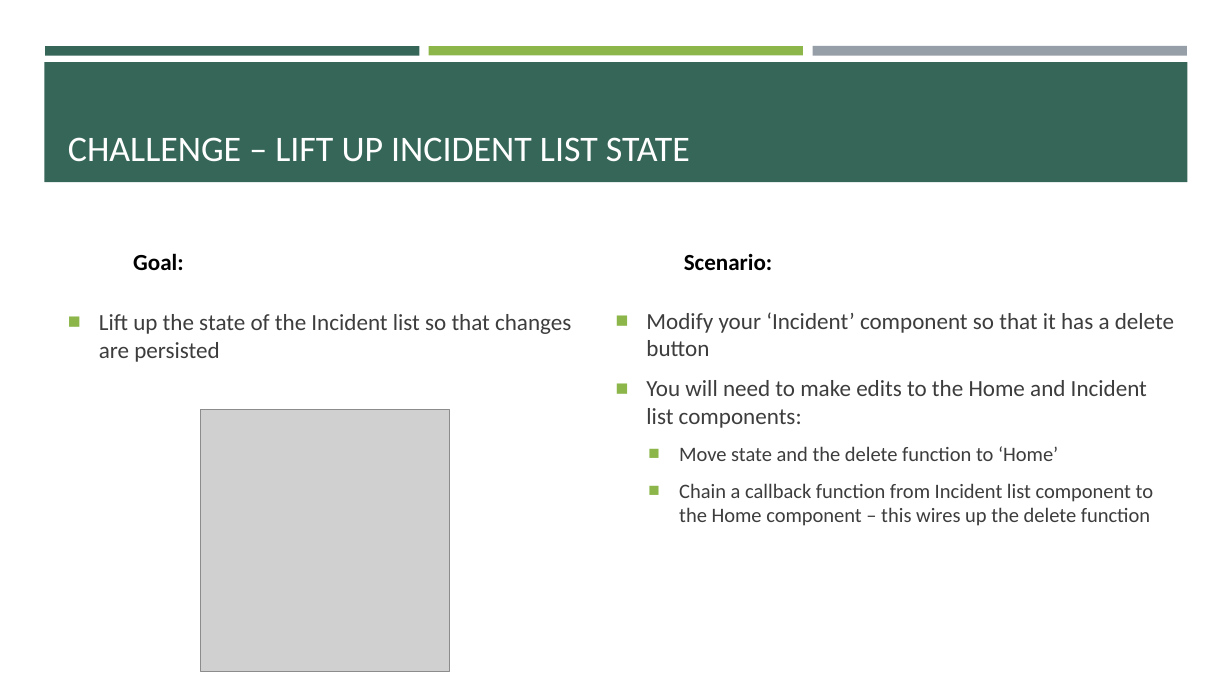
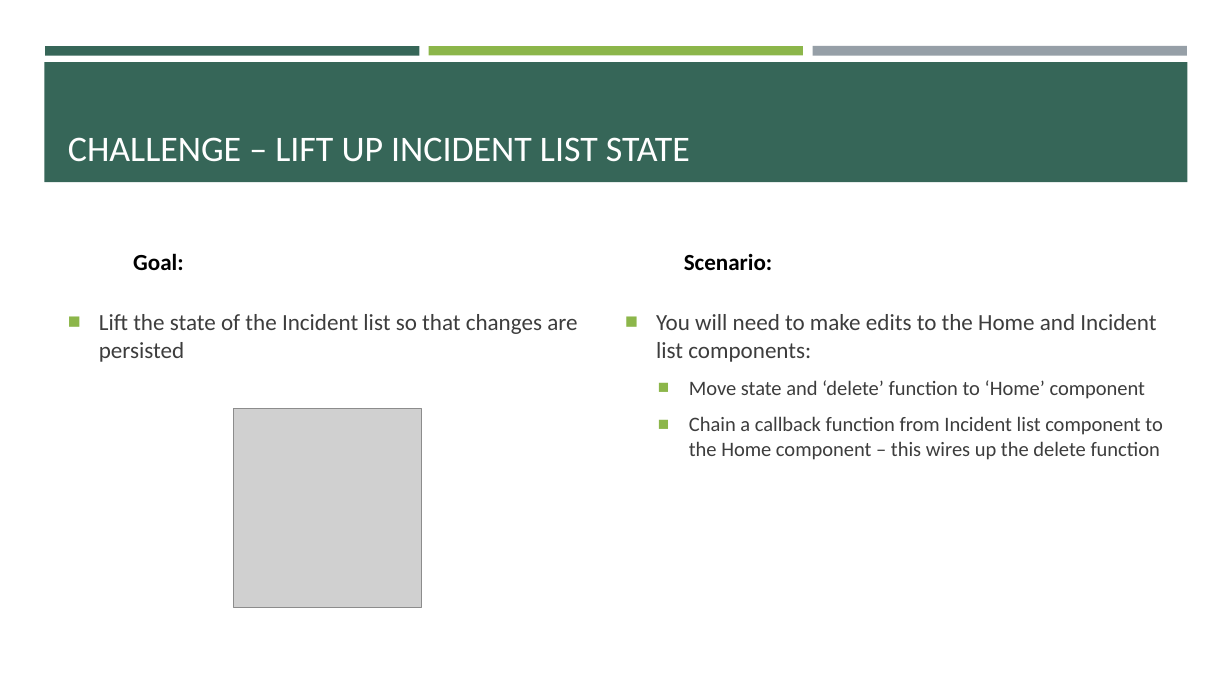
Before and after one commit to e-m-wilson/SNOW, a slide deck: slide 29 of Week_2/React.pptx. Drawn at 1232x693 pixels with LibreOffice and Linux fonts; fonts in the diff are those of the drawing; grey boxes stand for pictures. Boxes give left, top, right and bottom in pixels: in the first picture for what was removed or moved away, otherwise in the second. Text is boxed around its words. In the diff, an @@ line names an element or a change of style, - is before the commit and + after.

Commit message:
new incident list

```diff
--- a/Week_2/React.pptx
+++ b/Week_2/React.pptx
@@ text "You will need to make ...": place and size @@
-text "You will need to make ..." at [646, 312, 1174, 526]
+text "You will need to make ..." at [656, 314, 1162, 460]
@@ text at [99, 314, 577, 362]: text changed @@
-■ Lift up the state of the Incident list so that changes are persisted
+■ Lift the state of the Incident list so that changes are persisted
@@ text at [646, 312, 1174, 356]: paragraph removed @@
-■ Modify your ‘Incident’ component so that it has a delete button
@@ text at [689, 380, 1146, 399]: text changed @@
-  ■ Move state and the delete function to ‘Home’
+  ■ Move state and ‘delete’ function to ‘Home’ component
@@ picture: place and size @@
-picture at [201, 409, 449, 671]
+picture at [234, 409, 421, 608]
```
Also in this commit, not shown: 5 other slides changed, 5 slides added, 2 other files.
